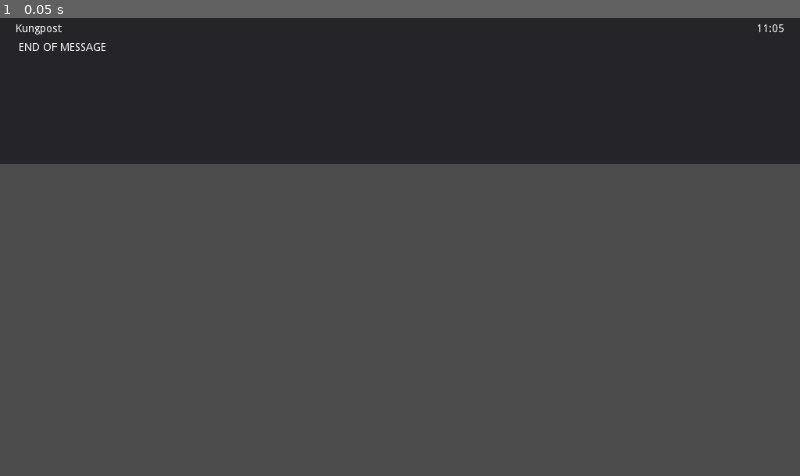
Above: before the commit, frame 1.
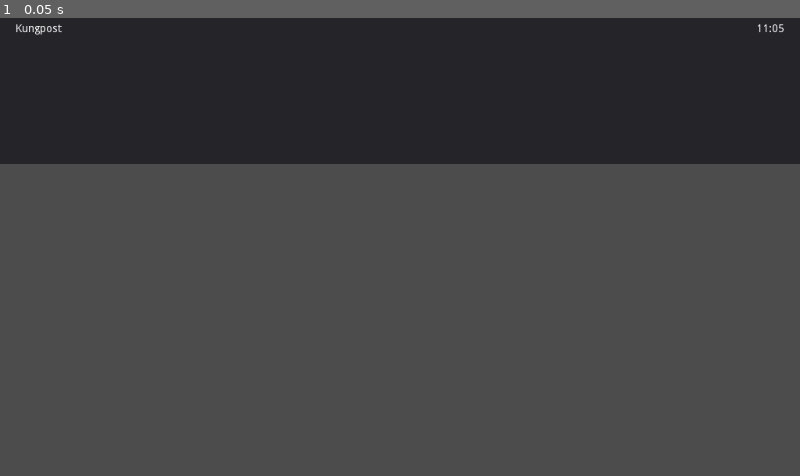
Above: after the commit, the same moment.

Repository: zachtyll/godot-matrix
Game: Godot game, scene res://MessageBoxes/MessagePanel.tscn
Two runs of this game, one before a commit and one after it. Both use one fixed random seed, a clock stepped at 60 frames per second and the inputs below. This scene is started directly instead of the project's main scene.
Inputs:
- Up to frame 1 (0.05 s): no input

The runs differ from the first frame. In frame 1, 0.1% of the frame differs, in the area x 2-14%, y 5-8%.

Commit message:
Refactored message boxes.

Diff:
--- a/ChatWindow.gd
+++ b/ChatWindow.gd
@@ -16,6 +16,7 @@
 		message_box.queue_free()
 
 
+# warning-ignore:unused_argument
 func _compose_message_box(message_type : String, content : Dictionary):
 	var message_box = null
 	match(content.get("type")):
@@ -29,13 +30,16 @@
 				_:
 					print("Can only handle text right now!")
 					print("This is a: " + str(content.get("msgtype")))
-#		"m.room.guest_access":
-#			if content.get("content").has("guest_access"):
-#				message_line += "Guest access set to: "
-#				message_line += content.get("content").get("guest_access")
-#			else:
-#				print("Unexpected content block:")
-#				print(content.get("content"))
+		"m.room.guest_access":
+			if content.get("content").has("guest_access"):
+				message_box = m_text.instance()
+				message_box.sender = ""
+				message_box.body += "Guest access set to: "
+				message_box.body += content.get("content").get("guest_access")
+				return message_box
+			else:
+				print("Unexpected content block:")
+				print(content.get("content"))
 #		"m.room.member":
 #				message_line += content.get("content").get("displayname")
 #				message_line += " "
--- a/MessageBody.gd
+++ b/MessageBody.gd
@@ -1,32 +1,18 @@
 extends RichTextLabel
 
-const HEADER_SIZE := 50
-const TEXT_SIZE := 16
-
-# TODO : Make this node use the parent message variable.
-var message : String
-
-onready var parent := owner as Panel
-
-func _ready():
-	message = parent.body
-	_print_bbcode_message(message)
-	_print_bbcode_message("END OF MESSAGE")
-
-	parent.set_custom_minimum_size(Vector2(0, (get_line_count() * TEXT_SIZE) + HEADER_SIZE))
-
-
-func _print_bbcode_message(message : String):
+func print_bbcode_message(message : String):
 	var word_array := message.split(" ")
 	var word_count := 0
 	for word in word_array:
 		word_count += 1
+# warning-ignore:return_value_discarded
 		append_bbcode(word)
+# warning-ignore:return_value_discarded
 		append_bbcode(" ")
-#		print(word.right(word.length() - 1))
 		if word.right(word.length() - 1) == ".":
 #			word_array.insert(word_array.append_array()
 			newline()
 		if word_count >= 10:#parent.get_rect().size.x:
 			word_count = 0
 			newline()
+	newline()
--- a/MessageBoxes/MessagePanel.gd
+++ b/MessageBoxes/MessagePanel.gd
@@ -1,15 +1,16 @@
 extends Panel
 
+const HEADER_SIZE := 50
+const TEXT_SIZE := 16
 
-export(String) var body
-export(String) var sender
+var body := ""
+var sender := ""
+
+onready var sender_name := $Padding/VBoxContainer/HBoxContainer/SenderName as RichTextLabel
+onready var message_body := $Padding/VBoxContainer/MessageBody as RichTextLabel
 
 
-# Called when the node enters the scene tree for the first time.
 func _ready():
-	pass # Replace with function body.
-
-
-# Called every frame. 'delta' is the elapsed time since the previous frame.
-#func _process(delta):
-#	pass
+#	sender_name.append_bbcode(sender)
+	message_body.print_bbcode_message(body)
+	set_custom_minimum_size(Vector2(0, (message_body.get_line_count() * TEXT_SIZE) + HEADER_SIZE))
